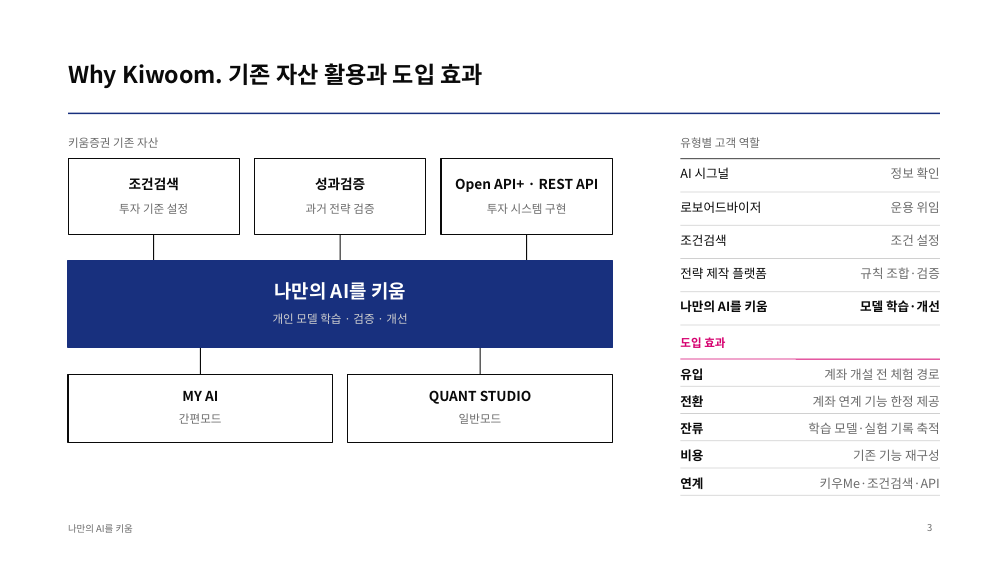
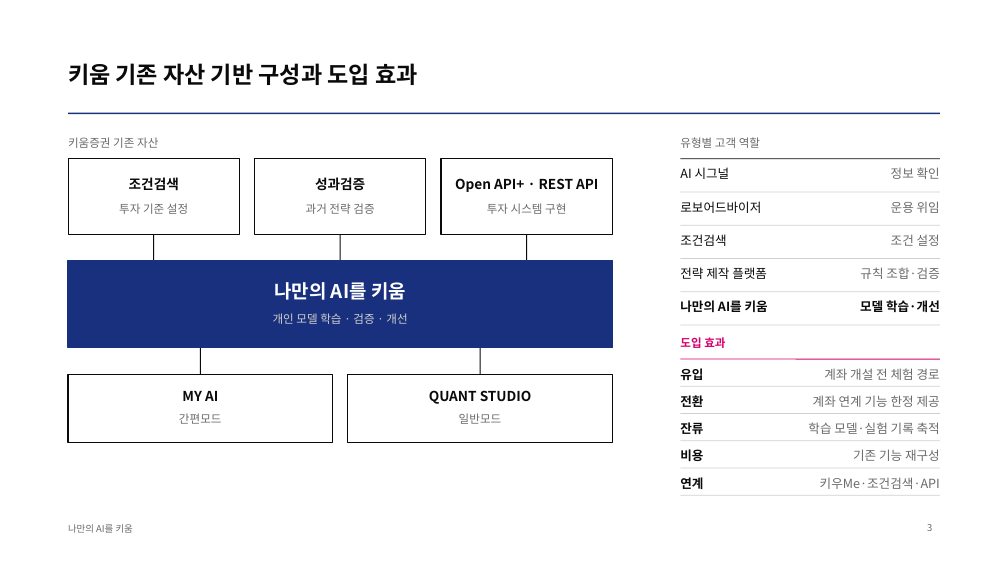
Before and after one commit to kjhoeakjy/why-kw, a slide deck: slide 3 of docs/deck/WhyKiwoom_AI_FACTORY.pptx. Drawn at 1008x567 pixels with LibreOffice and Linux fonts; fonts in the diff are those of the drawing. Boxes give left, top, right and bottom in pixels: in the first picture for what was removed or moved away, otherwise in the second. Text is boxed around its words. In the diff, an @@ line names an element or a change of style, - is before the commit and + after.

```diff
--- a/docs/deck/WhyKiwoom_AI_FACTORY.pptx
+++ b/docs/deck/WhyKiwoom_AI_FACTORY.pptx
@@ title at bbox=[68, 63, 417, 85]: text changed @@
-Why Kiwoom. 기존 자산 활용과 도입 효과
+키움 기존 자산 기반 구성과 도입 효과
```
Also in this commit, not shown: 3 other slides changed, 5 other files.
